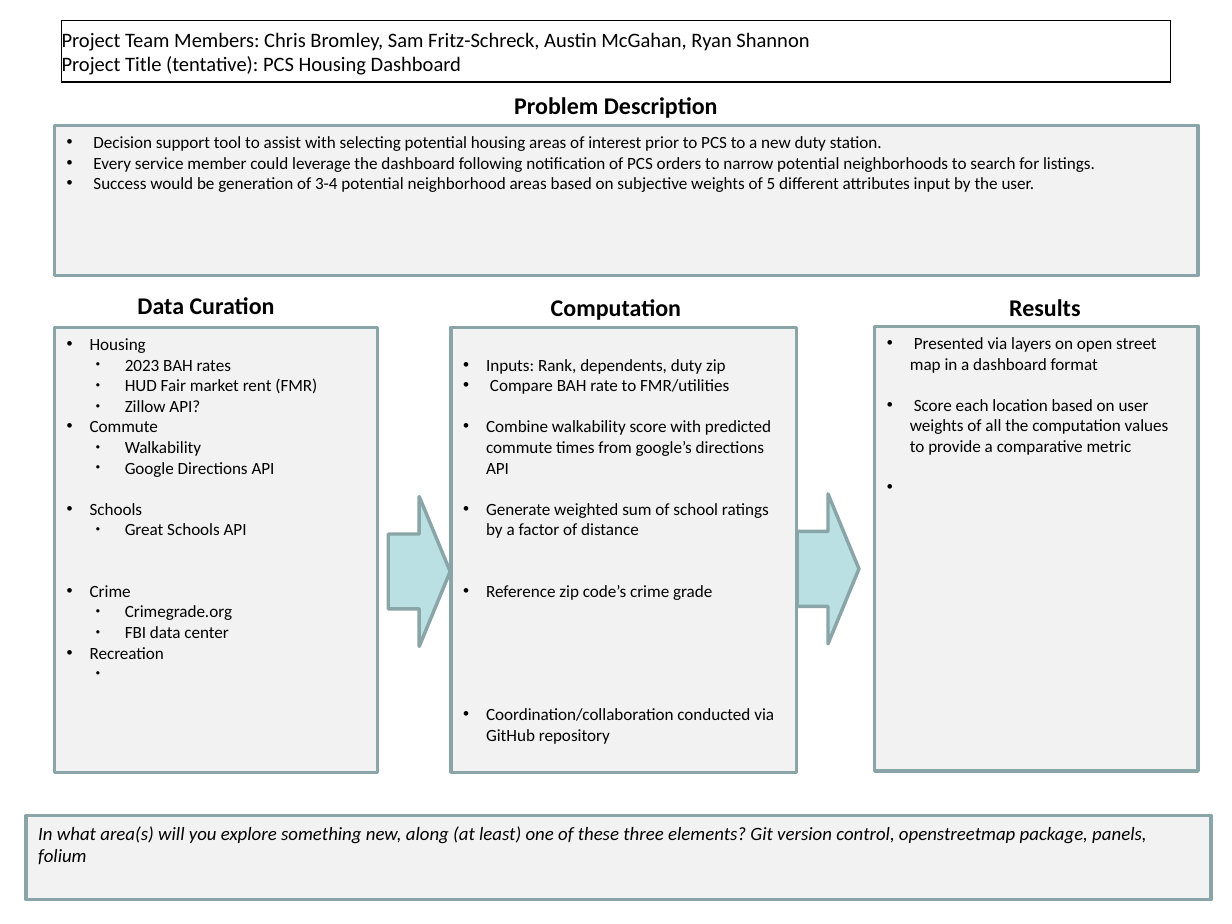
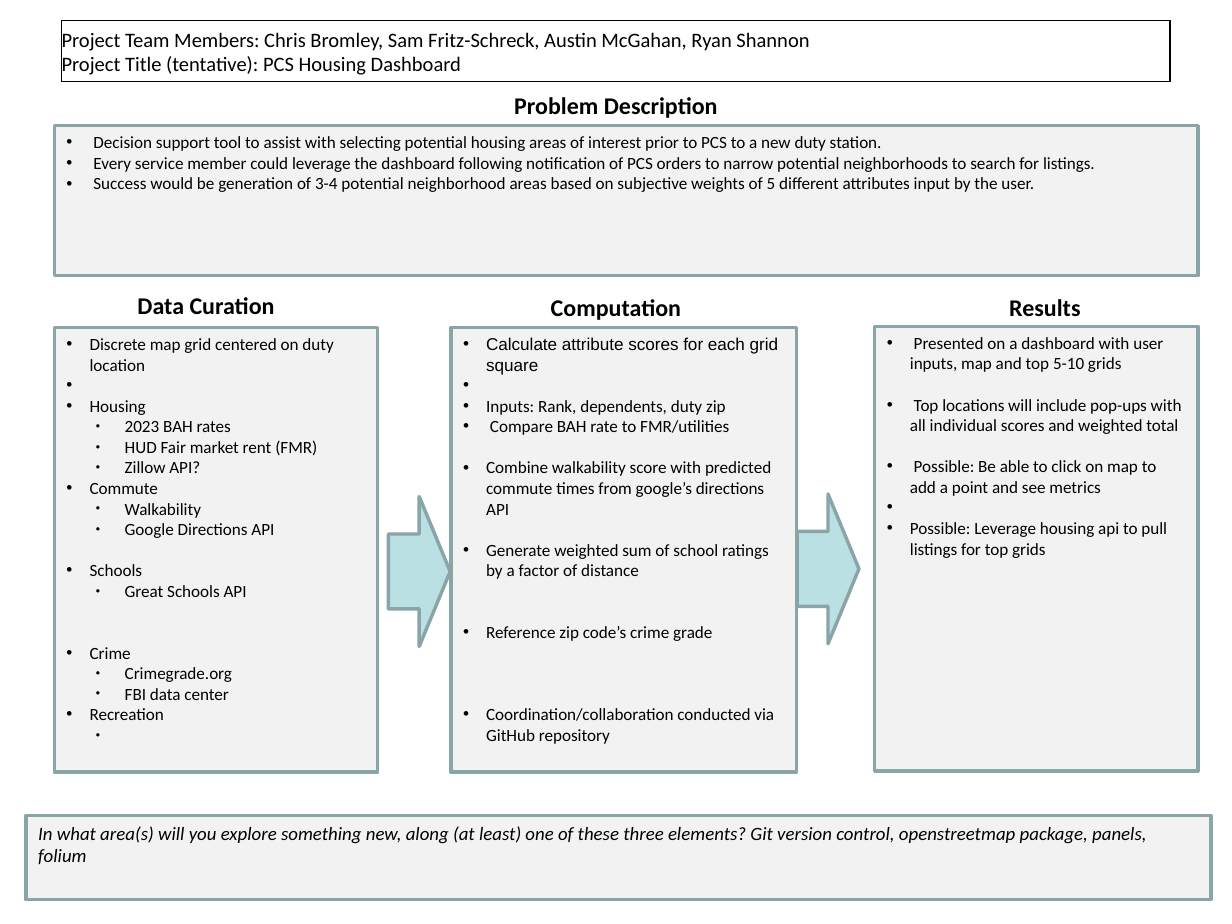
Before and after one commit to SamFritz-Schreck/OA3801FinalProject, a slide deck: slide 1 of FinalProject_worksheet.pptx. Drawn at 1232x924 pixels with LibreOffice and Linux fonts; fonts in the diff are those of the drawing. Boxes give left, top, right and bottom in pixels: in the first picture for what was removed or moved away, otherwise in the second. Text is boxed around its words. In the diff, an @@ line names an element or a change of style, - is before the commit and + after.

Commit message:
Updated Project Worksheet

```diff
--- a/FinalProject_worksheet.pptx
+++ b/FinalProject_worksheet.pptx
@@ text in rectangle at (90,338,333,371): paragraph added @@
+• Discrete map grid centered on duty location
@@ text in rectangle at (486,337,778,375): paragraph added @@
+• Calculate attribute scores for each grid square
@@ text in rectangle at (910,337,1182,558): text changed @@
-• Presented via layers on open street map in a dashboard format
-• Score each location based on user weights of all the computation values to provide a comparative metric
+• Presented on a dashboard with user inputs, map and top 5-10 grids
+• Top locations will include pop-ups with all individual scores and weighted total
+• Possible: Be able to click on map to add a point and see metrics
+• Possible: Leverage housing api to pull listings for top grids
```
Also in this commit, not shown: 1 other file.
